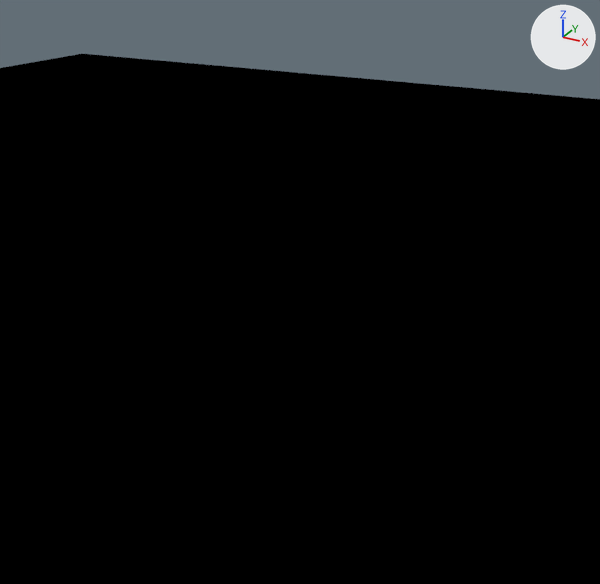
An edit to the Blender file Blends/Rook.blend, drawn before and after from the same camera.
The view is the same before and after, from a 50 mm lens placed at (1.42, -2.17, 2.05), pointed at (0.18, 0.08, 0.93). Every picture has the same lights, and +X, +Y and +Z are marked at upper right. The first picture is the older version.

Names of what the first picture shows: 'FloorClip'.
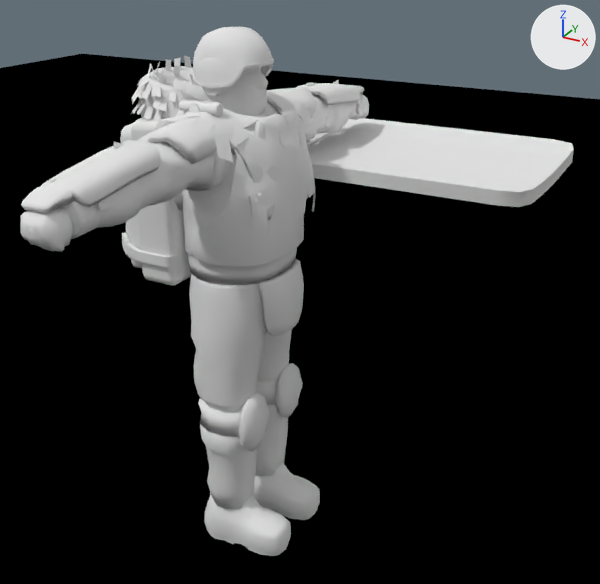
Boxes [x1, y1, x2, y2] around the edits, measured in the pictures (600 x 584 px):
'SK_Groupe_Torso_Rework.001', added
    after: [20, 56, 369, 285]
    faces in mat_m_groupe_torso_02 (its picture is missing): [20, 80, 369, 285]
    faces in mat_m_groupe_gear (its picture is missing): [21, 66, 364, 214]
    faces in mat_m_groupe_camonet_02 (its picture is missing): [153, 88, 316, 245]
    faces in mat_m_groupe_fur (its picture is missing): [131, 56, 198, 121]
'SK_Groupe_Legs_Rework.001', added
    after: [189, 259, 320, 556]
    faces in mat_m_groupe_legs_02 (its picture is missing): [189, 274, 320, 556]
    faces in mat_m_groupe_gear (its picture is missing): [198, 259, 304, 452]
'SM_RiotShield.001', added
    after: [306, 103, 574, 207]
'SM_MilitaryBackPack_01.001', added
    after: [120, 116, 191, 285]
'SM_GruntHelmet_01.001', added
    after: [193, 27, 274, 88]
'SK_Groupe_Head_Rework.001', added
    after: [202, 66, 268, 127]

What changed in the scene script:
```text
Add ng_abiotic_bsdf:
    ng_abiotic_bsdf = bpy.data.node_groups.new('Abiotic BSDF', 'ShaderNodeTree')
    # nodes: BsdfPrincipled
    # colours: white #e7e7e7, white #ffffff
Add ob_sm_riotshield_001:
    ob_sm_riotshield_001 = bpy.data.objects.new('SM_RiotShield.001', me_sm_riotshield)  # 1114 vertices, 914 faces; spans x -2.6..20.9, y -23.8..51.1, z -83.3..55.8; in mat_m_glass_dirty (its picture is missing), mat_m_riotshield (its picture is missing), mat_m_riotshield (its picture is missing)
    ob_sm_riotshield_001.location = (0.02, 0.76, 1.41)
    ob_sm_riotshield_001.rotation_euler = (3.142, 1.571, 0.0)  # degrees (180, 90, 0)
    ob_sm_riotshield_001.scale = (0.01, 0.01, 0.01)
Add ob_sm_militarybackpack_01_001:
    ob_sm_militarybackpack_01_001 = bpy.data.objects.new('SM_MilitaryBackPack_01.001', me_sm_militarybackpack_01)  # 750 vertices, 738 faces; spans x -28.4..0.0, y -21.0..21.0, z -40.4..17.0; in mat_m_militarybackpack (its picture is missing)
    ob_sm_militarybackpack_01_001.location = (-0.13, 0.0, 1.38)
    ob_sm_militarybackpack_01_001.scale = (0.01, 0.01, 0.01)
Add ob_sm_grunthelmet_01_001:
    ob_sm_grunthelmet_01_001 = bpy.data.objects.new('SM_GruntHelmet_01.001', me_sm_grunthelmet_01)  # 335 vertices, 418 faces; spans x -13.7..11.6, y -11.5..11.5, z -5.8..10.3; in mat_m_grunt_helmet_01 (its picture is missing)
    ob_sm_grunthelmet_01_001.location = (0.0, 0.0, 1.678)
    ob_sm_grunthelmet_01_001.scale = (0.01, 0.01, 0.01)
Add ob_sk_groupe_legs_rework_001:
    ob_sk_groupe_legs_rework_001 = bpy.data.objects.new('SK_Groupe_Legs_Rework.001', me_sk_groupe_legs_rework)  # 1352 vertices, 1986 faces; spans x -16.5..23.3, y -21.0..21.0, z 0.0..102.9; in mat_m_groupe_gear (its picture is missing), mat_m_groupe_legs_02 (its picture is missing)
    ob_sk_groupe_legs_rework_001.location = (0.0, 0.0, 0.0)
    ob_sk_groupe_legs_rework_001.scale = (0.01, 0.01, 0.01)
Add ob_sk_groupe_head_rework_001:
    ob_sk_groupe_head_rework_001 = bpy.data.objects.new('SK_Groupe_Head_Rework.001', me_sk_groupe_head_rework)  # 538 vertices, 756 faces; spans x -11.0..11.4, y -10.5..9.6, z 148.6..177.1; in mat_m_groupe_head_02 (its picture is missing)
    ob_sk_groupe_head_rework_001.location = (0.0, 0.0, 0.0)
    ob_sk_groupe_head_rework_001.scale = (0.01, 0.01, 0.01)
Add ob_sk_groupe_torso_rework_001:
    ob_sk_groupe_torso_rework_001 = bpy.data.objects.new('SK_Groupe_Torso_Rework.001', me_sk_groupe_torso_rework)  # 3330 vertices, 4225 faces; spans x -34.0..22.0, y -88.0..89.0, z 103.0..167.0; in mat_m_groupe_torso_02 (its picture is missing), mat_m_groupe_gear (its picture is missing), mat_m_groupe_camonet_02 (its picture is missing), mat_m_groupe_fur (its picture is missing)
    ob_sk_groupe_torso_rework_001.location = (0.0, 0.0, 0.0)
    ob_sk_groupe_torso_rework_001.scale = (0.01, 0.01, 0.01)
```
